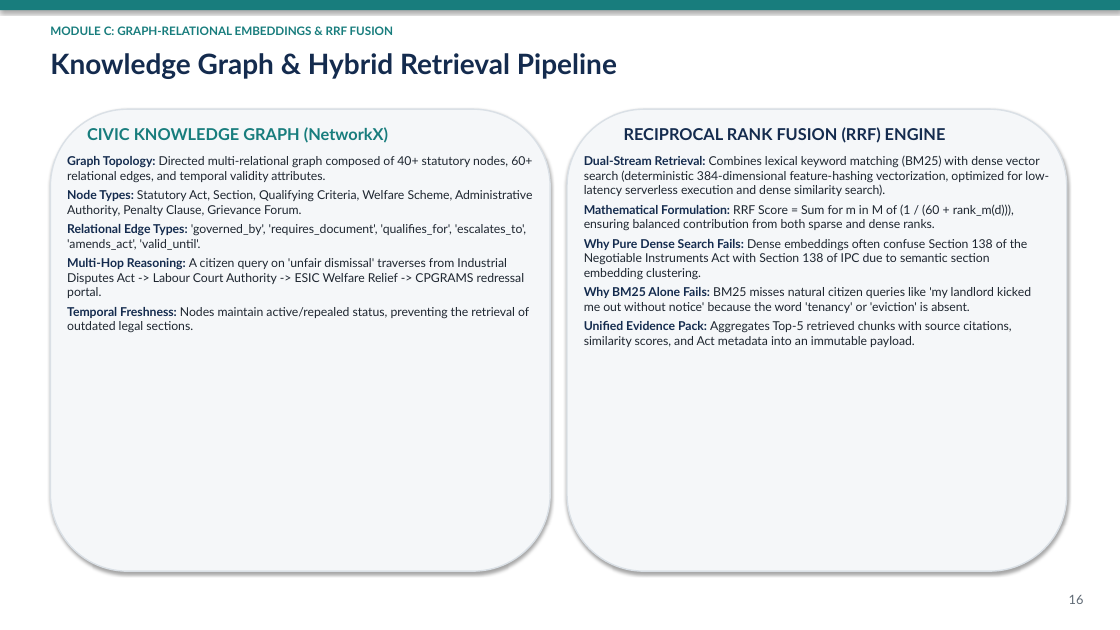
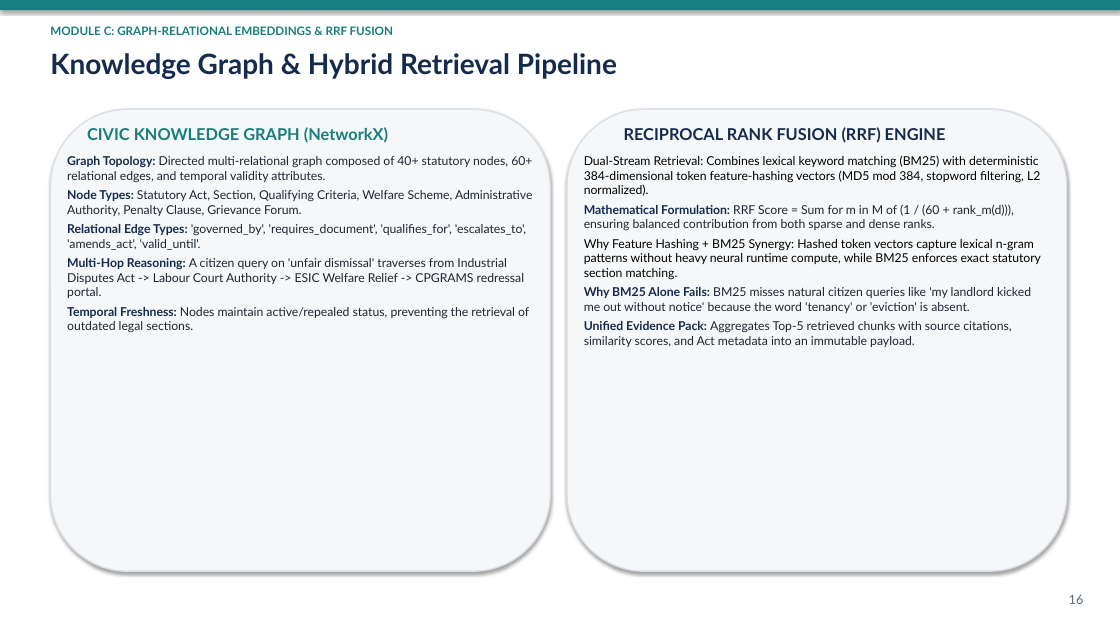
Before and after one commit to DEVANSHSAVLA/Finalyear_MajorProject, a slide deck: slide 16 of docs/review-2-submission/CivicSphere_AI_Review_2_Presentation.pptx. Drawn at 1120x630 pixels with LibreOffice and Linux fonts; fonts in the diff are those of the drawing. Boxes give left, top, right and bottom in pixels: in the first picture for what was removed or moved away, otherwise in the second. Text is boxed around its words. In the diff, an @@ line names an element or a change of style, - is before the commit and + after.

```diff
--- a/docs/review-2-submission/CivicSphere_AI_Review_2_Presentation.pptx
+++ b/docs/review-2-submission/CivicSphere_AI_Review_2_Presentation.pptx
@@ text at bbox=[584, 155, 1040, 196]: text changed; text colour #1E2630 to #000000 @@
-Dual-Stream Retrieval: Combines lexical keyword matching (BM25) with dense vector search (deterministic 384-dimensional feature-hashing vectorization, optimized for low-latency serverless execution and dense similarity search).
+Dual-Stream Retrieval: Combines lexical keyword matching (BM25) with deterministic 384-dimensional token feature-hashing vectors (MD5 mod 384, stopword filtering, L2 normalized).
@@ text at bbox=[584, 239, 1041, 280]: text changed; text colour #1E2630 to #000000 @@
-Why Pure Dense Search Fails: Dense embeddings often confuse Section 138 of the Negotiable Instruments Act with Section 138 of IPC due to semantic section embedding clustering.
+Why Feature Hashing + BM25 Synergy: Hashed token vectors capture lexical n-gram patterns without heavy neural runtime compute, while BM25 enforces exact statutory section matching.
```
Also in this commit, not shown: 5 other slides changed, 6 other files.
